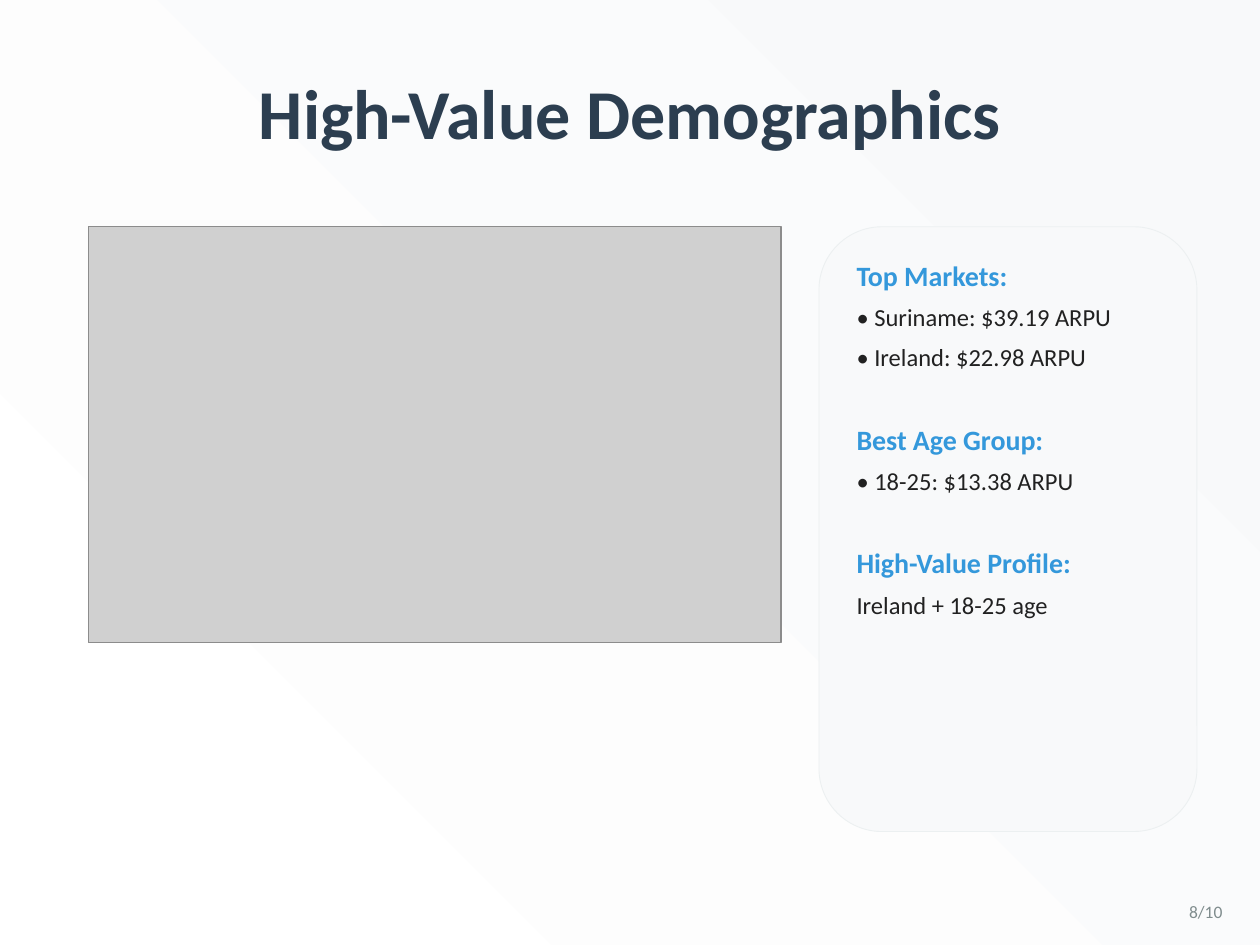
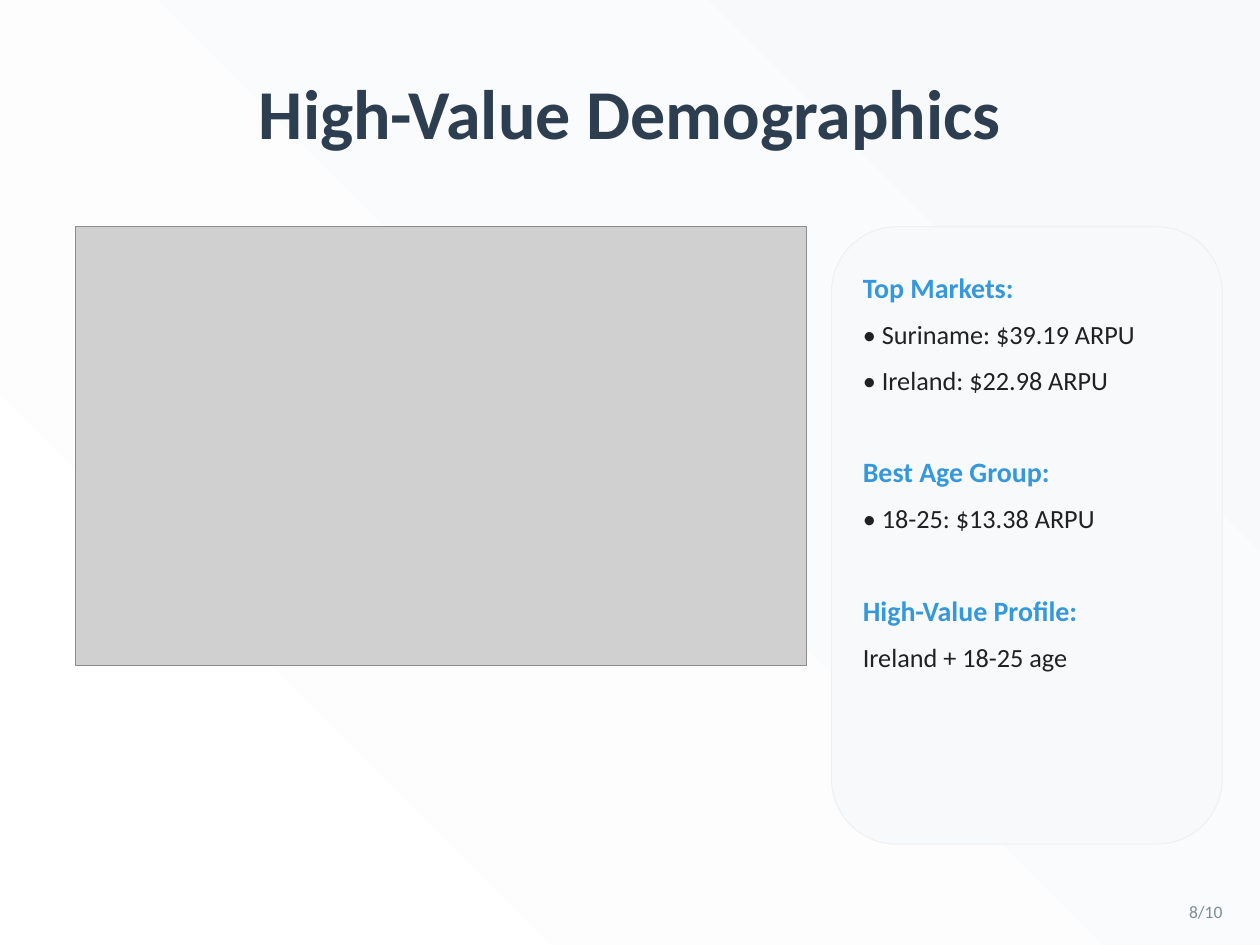
Before and after one commit to yiwei79/GameData_Analysis_Projects, a slide deck: slide 8 of Delivery 1 KPIs/Deliverables/Game_Analytics_Presentation.pptx. Drawn at 1260x945 pixels with LibreOffice and Linux fonts; fonts in the diff are those of the drawing; grey boxes stand for pictures. Boxes give left, top, right and bottom in pixels: in the first picture for what was removed or moved away, otherwise in the second. Text is boxed around its words. In the diff, an @@ line names an element or a change of style, - is before the commit and + after.

```diff
--- a/Delivery 1 KPIs/Deliverables/Game_Analytics_Presentation.pptx
+++ b/Delivery 1 KPIs/Deliverables/Game_Analytics_Presentation.pptx
@@ picture resized from (x1=88, y1=227, x2=781, y2=643) to (x1=76, y1=227, x2=806, y2=665) @@
@@ rounded rectangle resized from (x1=819, y1=227, x2=1197, y2=832) to (x1=832, y1=227, x2=1222, y2=844) @@
@@ text "Top Markets:" moved from (x1=857, y1=266, x2=1111, y2=619) to (x1=863, y1=278, x2=1135, y2=672) @@
@@ text "Top Markets:" at (x1=863, y1=278, x2=1135, y2=672): size 14 to 15 pt in "• Suriname: $39.19 ARPU", "• Ireland: $22.98 ARPU", "• 18-25: $13.38 ARPU", "Ireland + 18-25 age"; more space between paragraphs @@
```
Also in this commit, not shown: 6 other slides changed, 2 other files.
